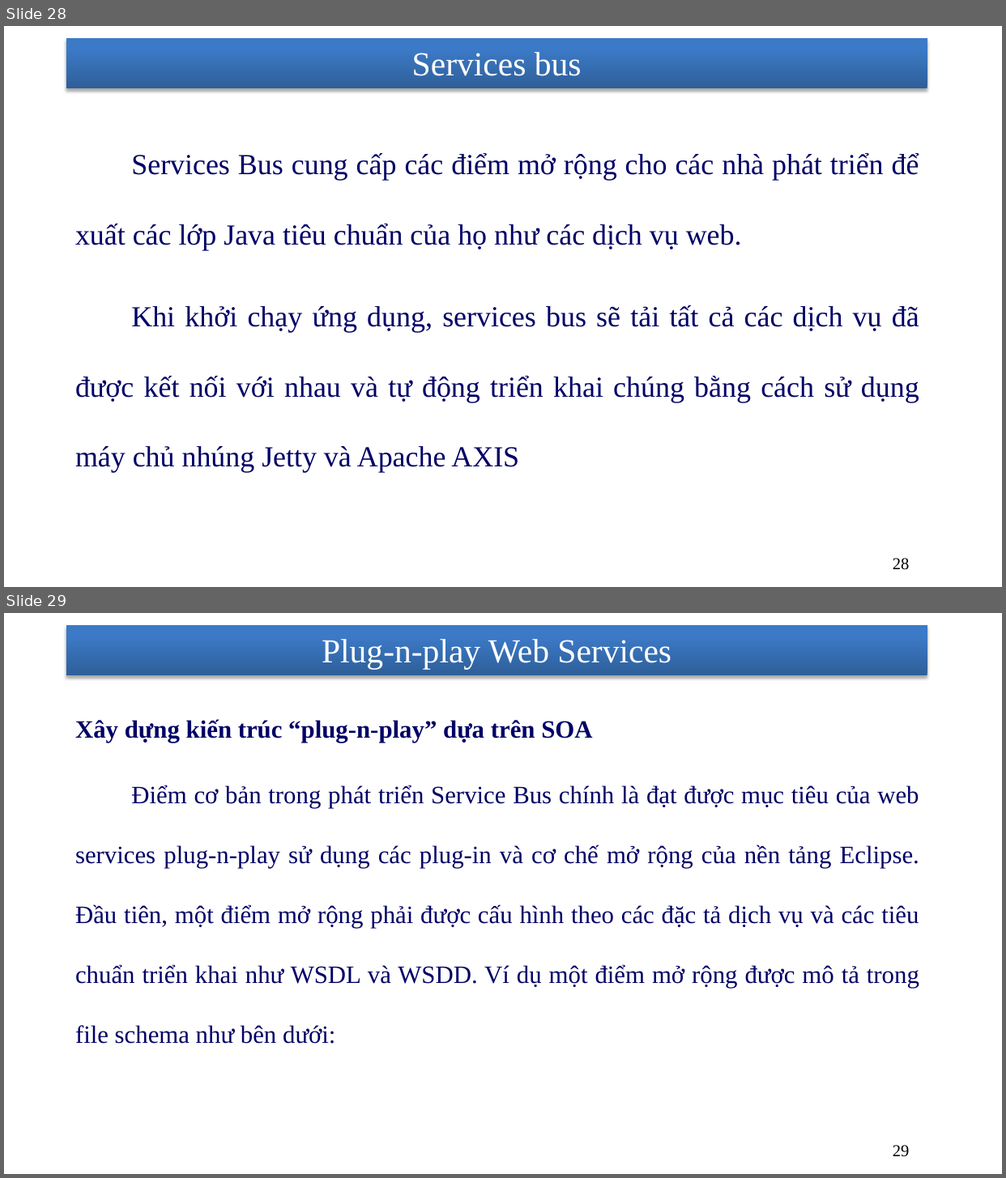
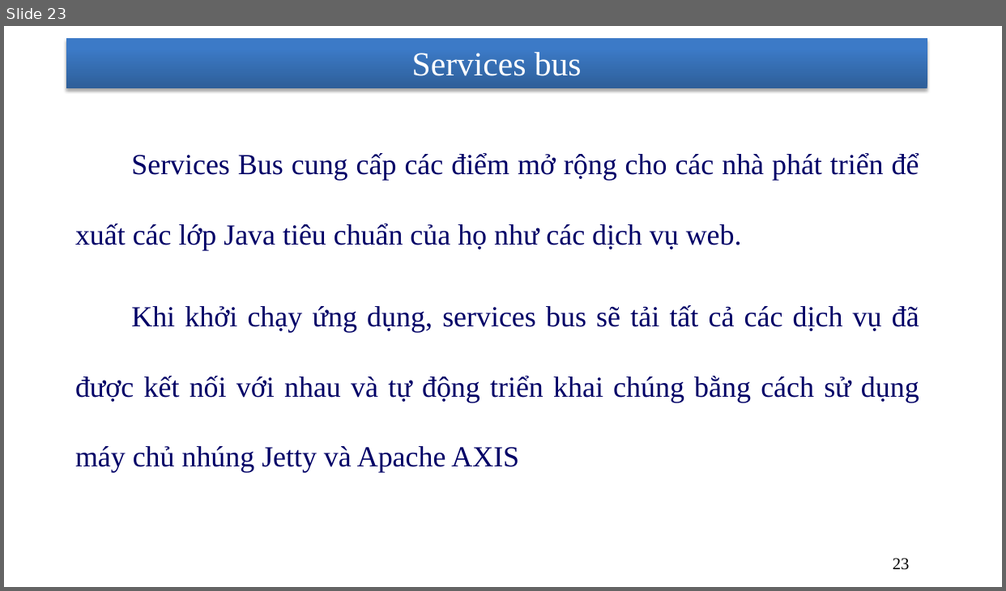
Before and after one commit to nhanhnt/LUANVAN, a slide deck: WORD/luanvan_nhanhnt_ver7.pptx. Shown one above the other, each under a label of ours: slides 28 and 29 before the commit, slide 23 after it. The pictures are 1006x1178 and 1006x591 pixels, drawn with LibreOffice and Linux fonts; fonts in the diff are those of the drawing; background and template pictures are left out. Boxes give left, top, right and bottom in pixels: in the first picture for what was removed or moved away, otherwise in the second. Text is boxed around its words. In the diff, an @@ line names an element or a change of style, - is before the commit and + after.

```diff
--- a/WORD/luanvan_nhanhnt_ver7.pptx
+++ b/WORD/luanvan_nhanhnt_ver7.pptx
@@ slide 29 removed at box(4, 613, 1002, 1174), background picture (left out); not listed: 1 template element that a slide beside it also shows @@
@@ title removed at box(322, 639, 671, 670) @@
-Plug-n-play Web Services
@@ text removed at box(75, 719, 919, 1044) @@
-Xây dựng kiến trúc “plug-n-play” dựa trên SOA
-    Điểm cơ bản trong phát triển Service Bus chính là đạt được mục tiêu của web services plug-n-play sử dụng các plug-in và cơ chế mở rộng của nền tảng Eclipse. Đầu tiên, một điểm mở rộng phải được cấu hình theo các đặc tả dịch vụ và các tiêu chuẩn triển khai như WSDL và WSDD. Ví dụ một điểm mở rộng được mô tả trong file schema như bên dưới:
@@ page number removed at box(893, 1145, 909, 1157) @@
-29
@@ what was slide 28 is now slide 23 @@
@@ page number at box(893, 558, 909, 570): text changed @@
-28
+23
```
Also in this commit, not shown: 1 slide changed, 5 other slides removed.
